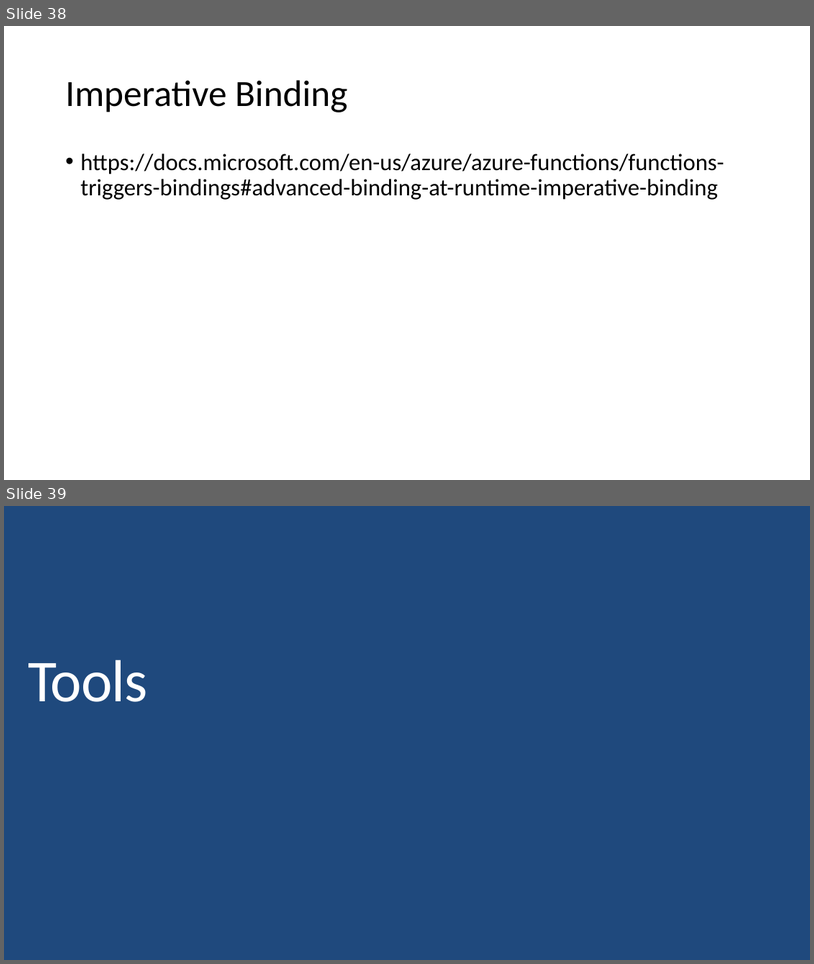
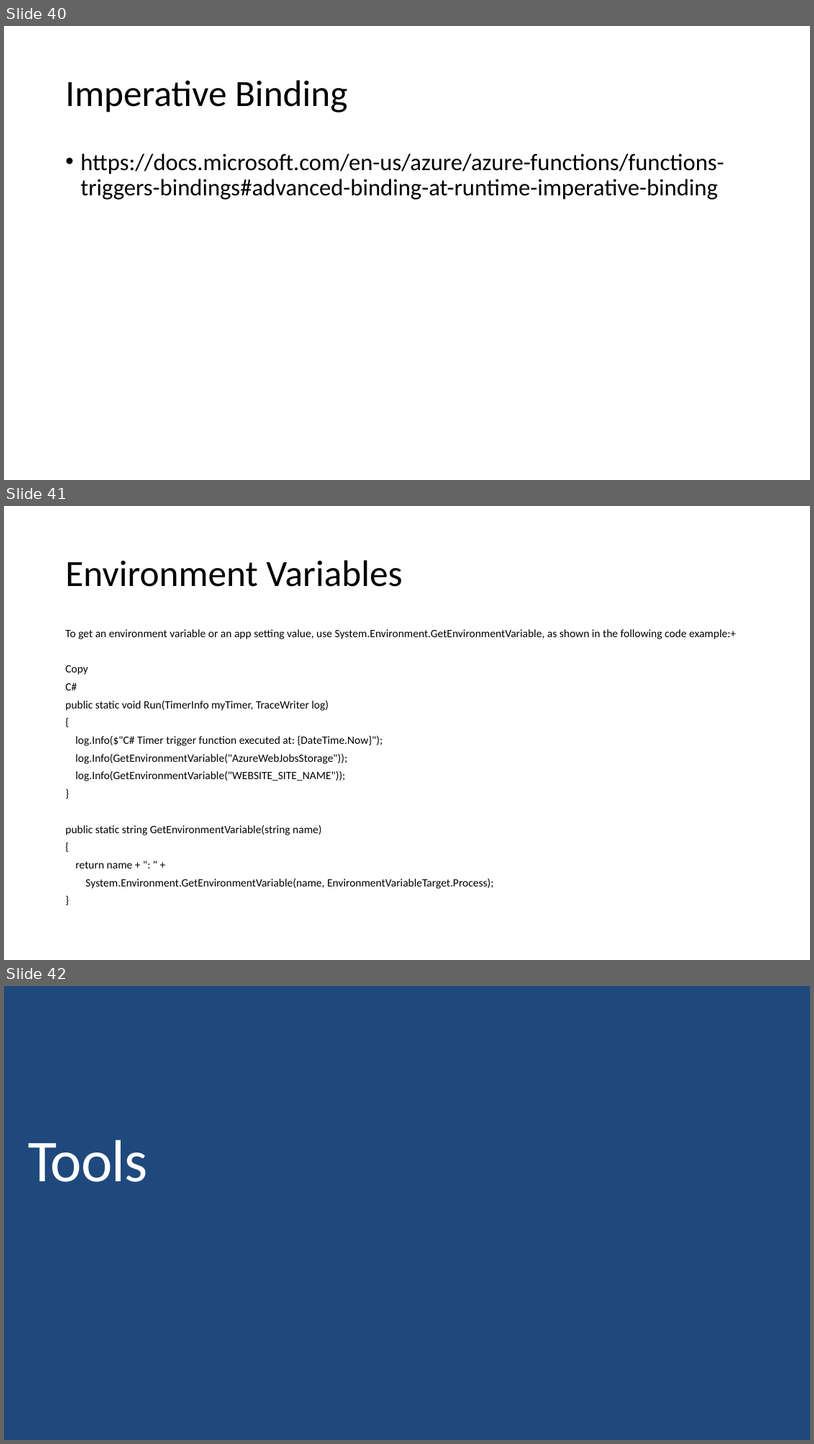
Before and after one commit to BionStt/presentations-2, a slide deck: Azure functions.pptx. Shown one above the other, each under a label of ours: slides 38 and 39 before the commit, slides 40, 41 and 42 after it. The pictures are 814x964 and 814x1444 pixels, drawn with LibreOffice and Linux fonts; fonts in the diff are those of the drawing. Boxes give left, top, right and bottom in pixels: in the first picture for what was removed or moved away, otherwise in the second. Text is boxed around its words. In the diff, an @@ line names an element or a change of style, - is before the commit and + after.

```diff
--- a/Azure functions.pptx
+++ b/Azure functions.pptx
@@ slide 41 added at box(4, 506, 810, 960), background #FFFFFF @@
@@ title added at box(65, 560, 402, 587), 44 pt, text #000000 @@
+Environment Variables
@@ text added at box(65, 629, 736, 888), 13.3 pt, text #000000 @@
+To get an environment variable or an app setting value, use System.Environment.GetEnvironmentVariable, as shown in the following code example:+
+Copy
+C#
+public static void Run(TimerInfo myTimer, TraceWriter log)
+{
+log.Info($"C# Timer trigger function executed at: {DateTime.Now}");
+log.Info(GetEnvironmentVariable("AzureWebJobsStorage"));
+log.Info(GetEnvironmentVariable("WEBSITE_SITE_NAME"));
+}
+public static string GetEnvironmentVariable(string name)
+{
+return name + ": " +
+System.Environment.GetEnvironmentVariable(name, EnvironmentVariableTarget.Process);
+}
@@ what was slide 38 is now slide 40 @@
@@ what was slide 39 is now slide 42 @@
```
Also in this commit, not shown: 2 slides changed, 3 other slides added, 1 slide removed.
